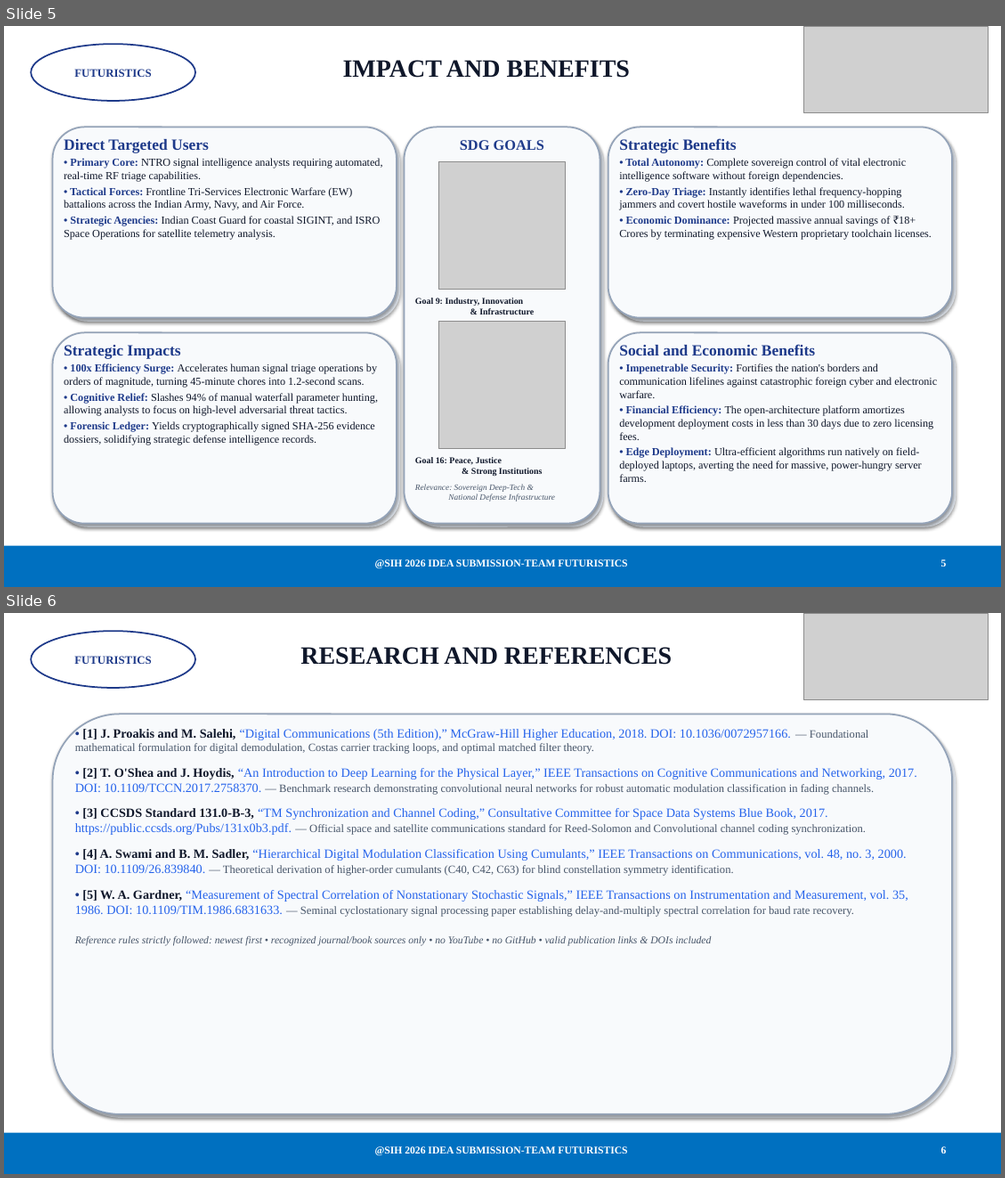
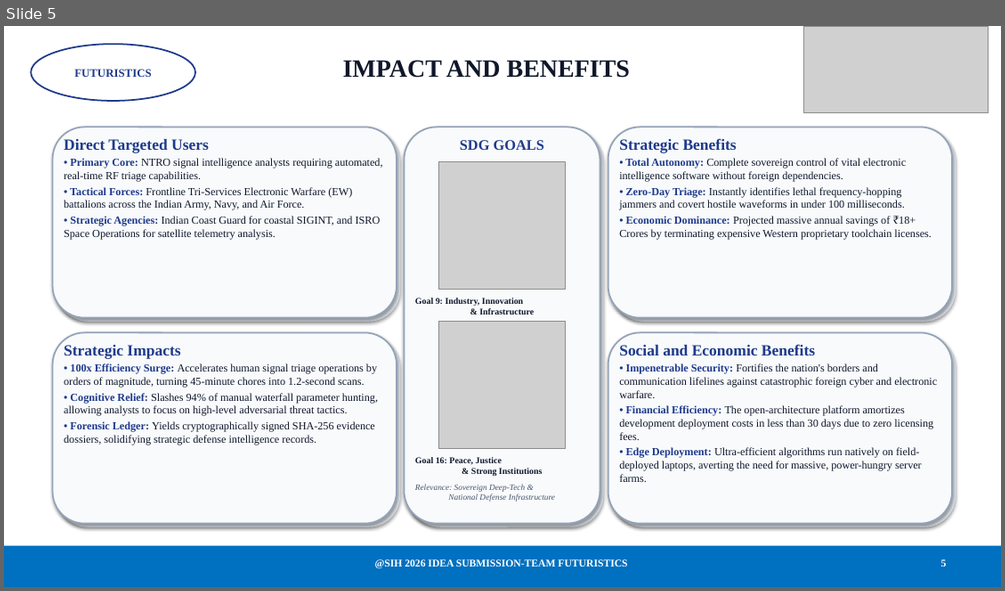
Before and after one commit to harikesh2709-creator/FUTURISTICS, a slide deck: frontend/SPECTRA_SIH_2026_Strict_Template_Presentation.pptx. Shown one above the other, each under a label of ours: slides 5 and 6 before the commit, slide 5 after it. The pictures are 1005x1178 and 1005x591 pixels, drawn with LibreOffice and Linux fonts; fonts in the diff are those of the drawing; grey boxes stand for pictures. Boxes give left, top, right and bottom in pixels: in the first picture for what was removed or moved away, otherwise in the second. Text is boxed around its words. In the diff, an @@ line names an element or a change of style, - is before the commit and + after.

Commit message:
feat(SPECTRA): complete SIH 2026 submission suite, 5-min live software recording, diagrams & documentation

```diff
--- a/frontend/SPECTRA_SIH_2026_Strict_Template_Presentation.pptx
+++ b/frontend/SPECTRA_SIH_2026_Strict_Template_Presentation.pptx
@@ slide 6 removed at [4,613,1001,1174], background #FFFFFF @@
@@ ellipse removed at [31,631,195,688] @@
-FUTURISTICS
@@ picture removed at [804,613,988,699] @@
@@ title removed at [300,647,672,665] @@
-RESEARCH AND REFERENCES
@@ rounded rectangle removed at [53,714,952,1114] @@
@@ rounded rectangle removed at [57,718,956,1118] @@
@@ text removed at [75,729,917,946] @@
-• [1] J. Proakis and M. Salehi, “Digital Communications (5th Edition),” McGraw-Hill Higher Education, 2018. DOI: 10.1036/0072957166. — Foundational mathematical formulation for digital demodulation, Costas carrier tracking loops, and optimal matched filter theory.
-• [2] T. O'Shea and J. Hoydis, “An Introduction to Deep Learning for the Physical Layer,” IEEE Transactions on Cognitive Communications and Networking, 2017. DOI: 10.1109/TCCN.2017.2758370. — Benchmark research demonstrating convolutional neural networks for robust automatic modulation classification in fading channels.
-• [3] CCSDS Standard 131.0-B-3, “TM Synchronization and Channel Coding,” Consultative Committee for Space Data Systems Blue Book, 2017. https://public.ccsds.org/Pubs/131x0b3.pdf. — Official space and satellite communications standard for Reed-Solomon and Convolutional channel coding synchronization.
-• [4] A. Swami and B. M. Sadler, “Hierarchical Digital Modulation Classification Using Cumulants,” IEEE Transactions on Communications, vol. 48, no. 3, 2000. DOI: 10.1109/26.839840. — Theoretical derivation of higher-order cumulants (C40, C42, C63) for blind constellation symmetry identification.
-• [5] W. A. Gardner, “Measurement of Spectral Correlation of Nonstationary Stochastic Signals,” IEEE Transactions on Instrumentation and Measurement, vol. 35, 1986. DOI: 10.1109/TIM.1986.6831633. — Seminal cyclostationary signal processing paper establishing delay-and-multiply spectral correlation for baud rate recovery.
-Reference rules strictly followed: newest first • recognized journal/book sources only • no YouTube • no GitHub • valid publication links & DOIs included
@@ rectangle removed at [4,1133,1001,1174] @@
@@ text removed at [375,1146,627,1155] @@
-@SIH 2026 IDEA SUBMISSION-TEAM FUTURISTICS
@@ text removed at [941,1146,947,1153] @@
-6
```
Also in this commit, not shown: 1 slide changed, 1 slide added, 56 other files.
